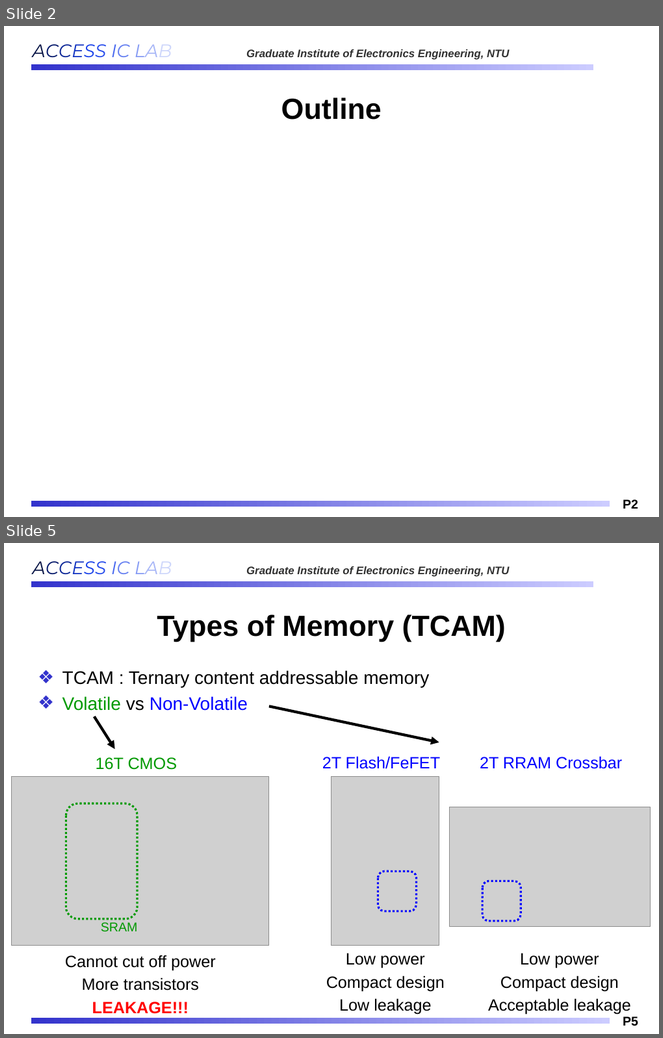
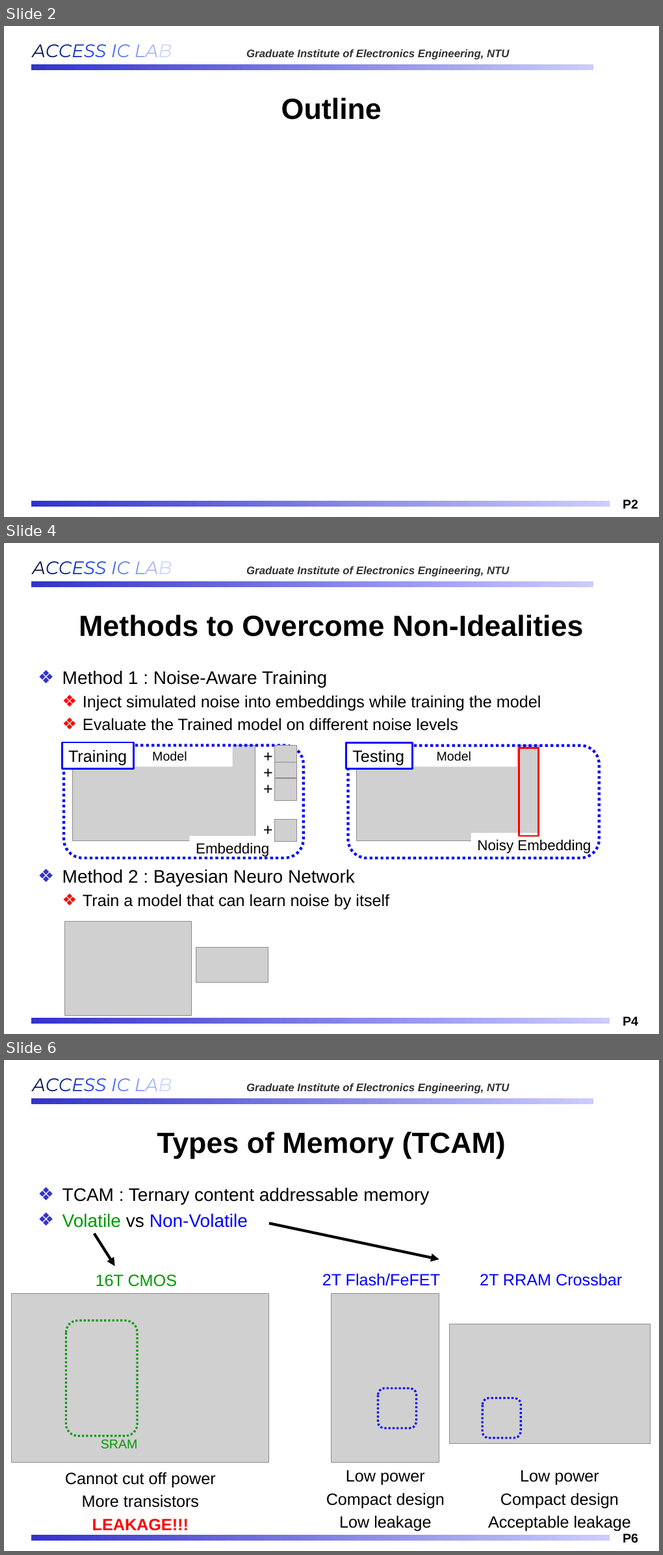
Before and after one commit to Oniontow/AndyWu_Project, a slide deck: b11901027_王仁軒.pptx. Shown one above the other, each under a label of ours: slides 2 and 5 before the commit, slides 2, 4 and 6 after it; the slides between them are not shown. The pictures are 663x1038 and 663x1555 pixels, drawn with LibreOffice and Linux fonts; fonts in the diff are those of the drawing; grey boxes stand for pictures; background and template pictures are left out. Boxes give left, top, right and bottom in pixels: in the first picture for what was removed or moved away, otherwise in the second. Text is boxed around its words. In the diff, an @@ line names an element or a change of style, - is before the commit and + after.

```diff
--- a/b11901027_王仁軒.pptx
+++ b/b11901027_王仁軒.pptx
@@ slide 4 added at (4, 543, 659, 1034), background #FFFFFF; not listed: 4 template elements that a slide beside it also shows @@
@@ title added at (79, 615, 584, 637), 32 pt, text #000000, bold @@
+Methods to Overcome Non-Idealities
@@ text added at (62, 670, 542, 910), 18 pt, text #000000 @@
+❖ Method 1 : Noise-Aware Training
+  ❖ Inject simulated noise into embeddings while training the model
+  ❖ Evaluate the Trained model on different noise levels
+❖ Method 2 : Bayesian Neuro Network
+  ❖ Train a model that can learn noise by itself
@@ group added at (346, 743, 599, 858): 2 rectangles, 1 picture, 1 text, 1 rounded rectangle @@
+Model
+Noisy Embedding
+Testing
@@ rectangle added at (519, 748, 539, 837), outline #FF0000 2 pt @@
@@ group added at (62, 743, 304, 861): 5 pictures, 4 texts, 3 rectangles, 1 rounded rectangle @@
+Model
+Embedding
+Training
++
++
++
++
@@ picture added at (65, 922, 192, 1016) @@
@@ picture added at (196, 948, 268, 983) @@
@@ what was slide 5 is now slide 6 @@
@@ page number at (623, 1534, 638, 1544): text changed @@
-P5
+P6
```
Also in this commit, not shown: 2 slides changed, 2 other slides added, 2 slides removed, 1 other file.
